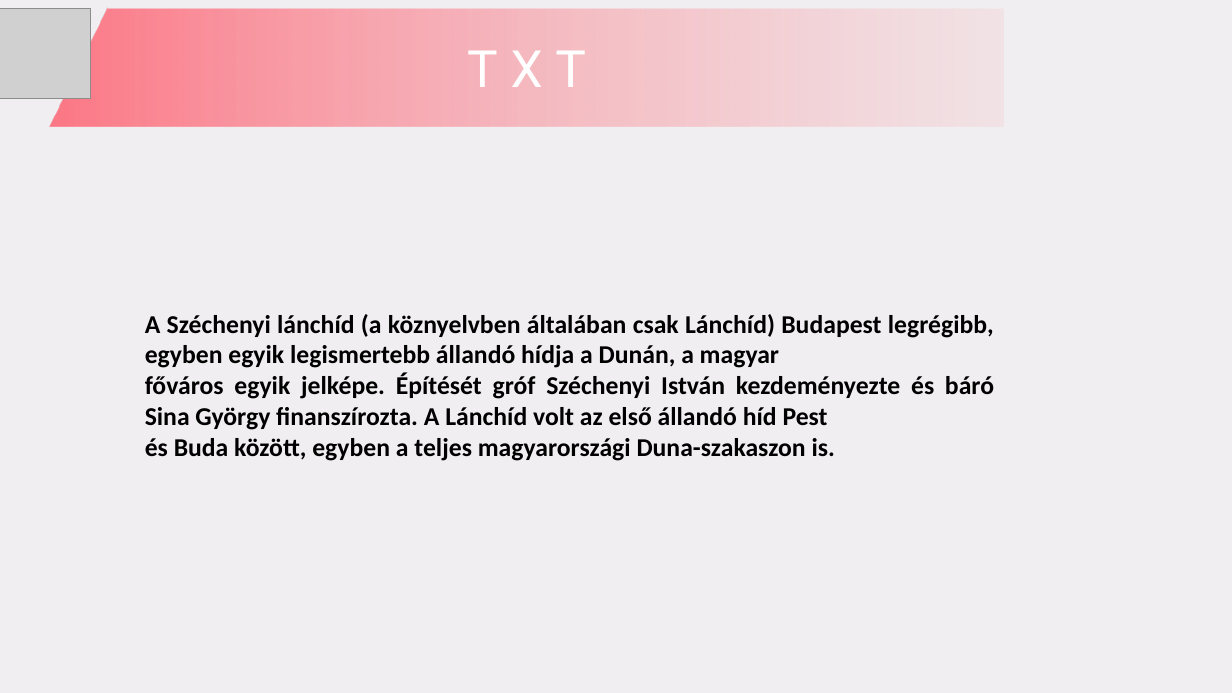
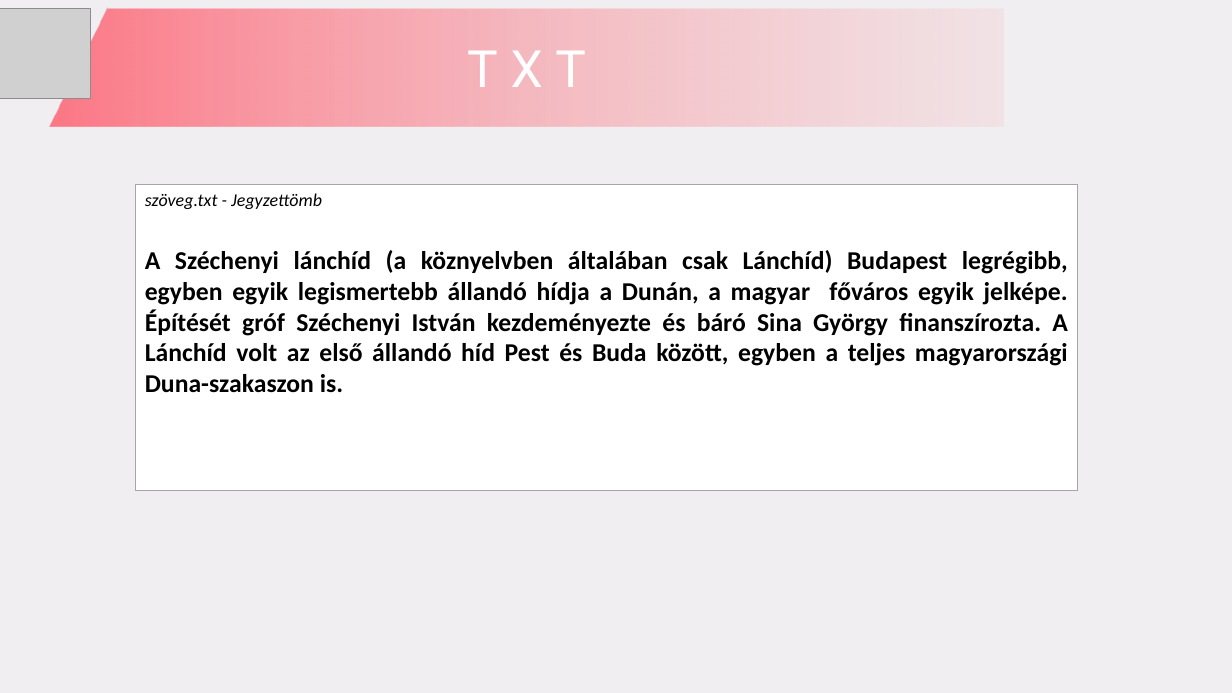
Before and after one commit to csabinyoo/Gyorsolvas-Projekt, a slide deck: slide 3 of Előadás/Bemutató.pptx. Drawn at 1232x693 pixels with LibreOffice and Linux fonts; fonts in the diff are those of the drawing; grey boxes stand for pictures; background and template pictures are left out. Boxes give left, top, right and bottom in pixels: in the first picture for what was removed or moved away, otherwise in the second. Text is boxed around its words. In the diff, an @@ line names an element or a change of style, - is before the commit and + after.

```diff
--- a/Előadás/Bemutató.pptx
+++ b/Előadás/Bemutató.pptx
@@ rectangle added at (136, 185, 1078, 491), fill #FFFFFF, outline #A6A6A6 1 pt @@
@@ text added at (145, 193, 322, 209), 14 pt, text #000000, italic @@
+szöveg.txt - Jegyzettömb
@@ text at (145, 250, 1068, 393): text changed @@
-A Széchenyi lánchíd (a köznyelvben általában csak Lánchíd) Budapest legrégibb, egyben egyik legismertebb állandó hídja a Dunán, a magyar
-főváros egyik jelképe. Építését gróf Széchenyi István kezdeményezte és báró Sina György finanszírozta. A Lánchíd volt az első állandó híd Pest
-és Buda között, egyben a teljes magyarországi Duna-szakaszon is.
+A Széchenyi lánchíd (a köznyelvben általában csak Lánchíd) Budapest legrégibb, egyben egyik legismertebb állandó hídja a Dunán, a magyar főváros egyik jelképe. Építését gróf Széchenyi István kezdeményezte és báró Sina György finanszírozta. A Lánchíd volt az első állandó híd Pest és Buda között, egyben a teljes magyarországi Duna-szakaszon is.
```
Also in this commit, not shown: 2 other slides changed.
